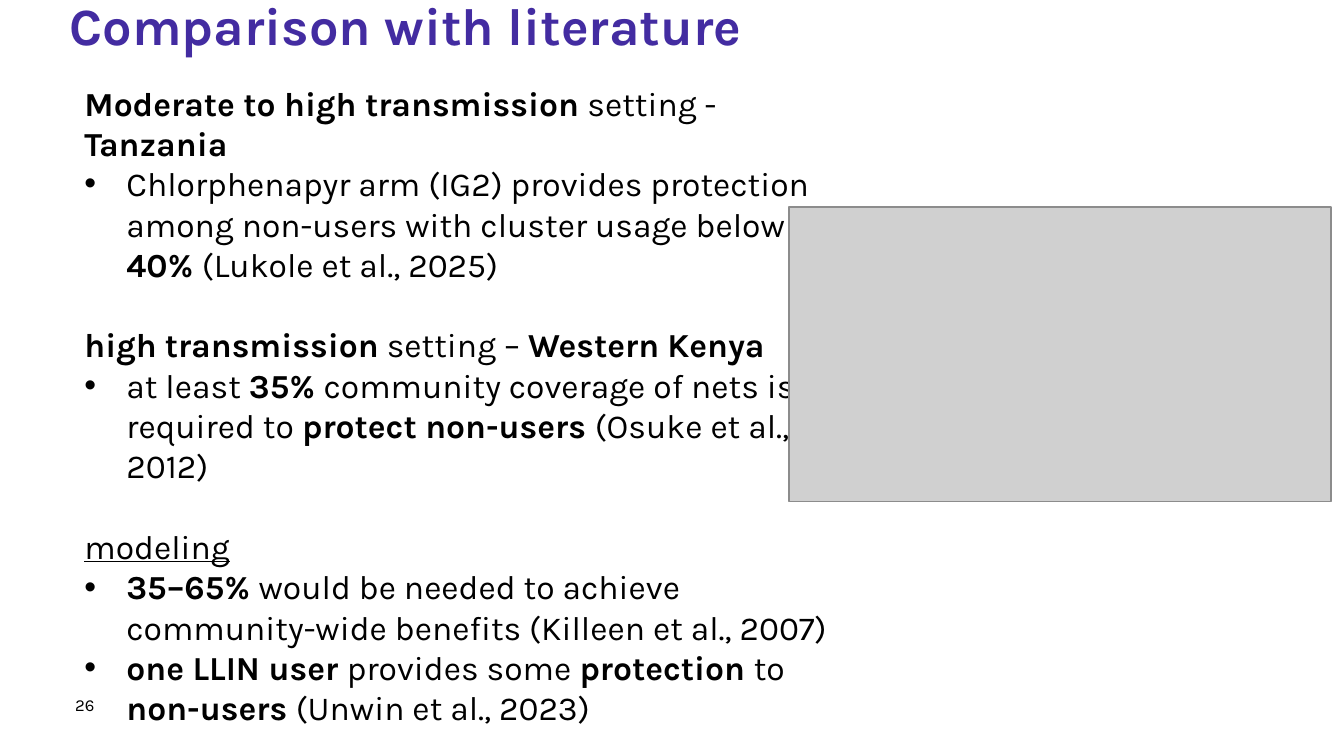
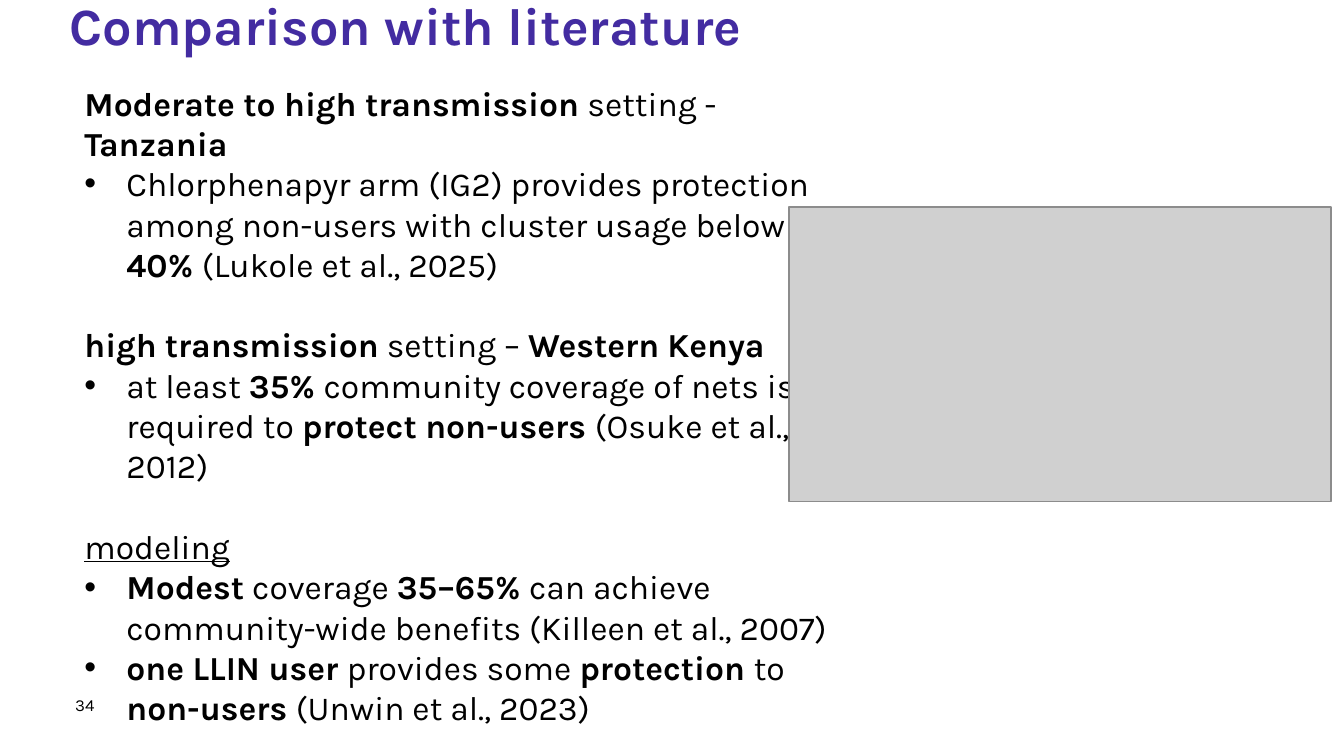
Before and after one commit to zenabusuboi/MySWISS-TPH, a slide deck: slide 34 of ZenabuPhD/COMMUNITY PROTECTION/PRESENTATIONS/CommProt_Presentation4_AnnualCommitteeMeeting2_2026.pptx (slide 26 before the commit). Drawn at 1344x756 pixels with LibreOffice and Linux fonts; fonts in the diff are those of the drawing; grey boxes stand for pictures; background and template pictures are left out. Boxes give left, top, right and bottom in pixels: in the first picture for what was removed or moved away, otherwise in the second. Text is boxed around its words. In the diff, an @@ line names an element or a change of style, - is before the commit and + after.

```diff
--- a/ZenabuPhD/COMMUNITY PROTECTION/PRESENTATIONS/CommProt_Presentation4_AnnualCommitteeMeeting2_2026.pptx
+++ b/ZenabuPhD/COMMUNITY PROTECTION/PRESENTATIONS/CommProt_Presentation4_AnnualCommitteeMeeting2_2026.pptx
@@ text at [126,576,827,649]: text changed @@
-• 35–65% would be needed to achieve community-wide benefits (Killeen et al., 2007)
+• Modest coverage 35–65% can achieve community-wide benefits (Killeen et al., 2007)
@@ page number at [75,700,94,711]: text changed @@
-26
+34
```
Also in this commit, not shown: 17 other slides changed, 8 slides added, 3 slides removed, 45 other files.
